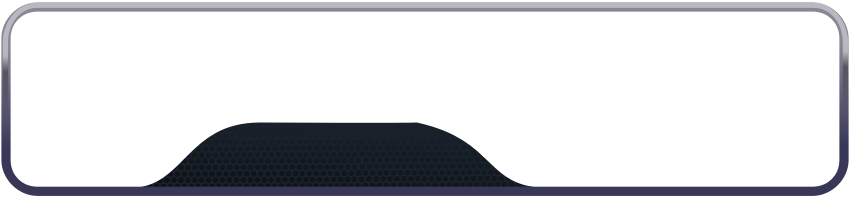
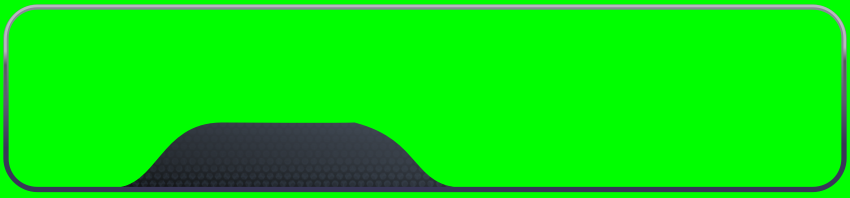
Layer changes from the first 850 x 198 image to the second:
added group "Group 11" with 4 layers above "Paint Layer 9" over [0, 0, 850, 198]
added layer "Paint Layer 12" (lighten, 68%) in group "Group 11" over [0, 0, 850, 198]
added layer "Paint Layer 13" (87%) in group "Group 11" over [0, 0, 850, 198]
added layer "Paint Layer 10" (multiply) in group "Group 11" over [0, 0, 850, 198]
added layer "Visible" in group "Group 11" over [0, 0, 850, 198]
added layer "Paint Layer 9" over [0, 0, 850, 198]
